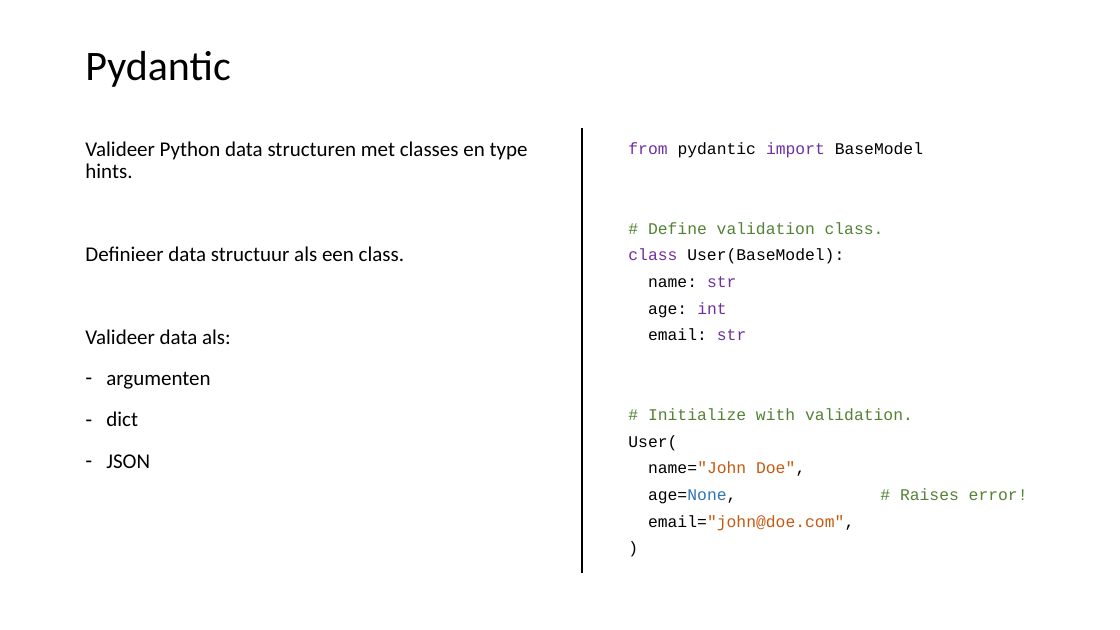
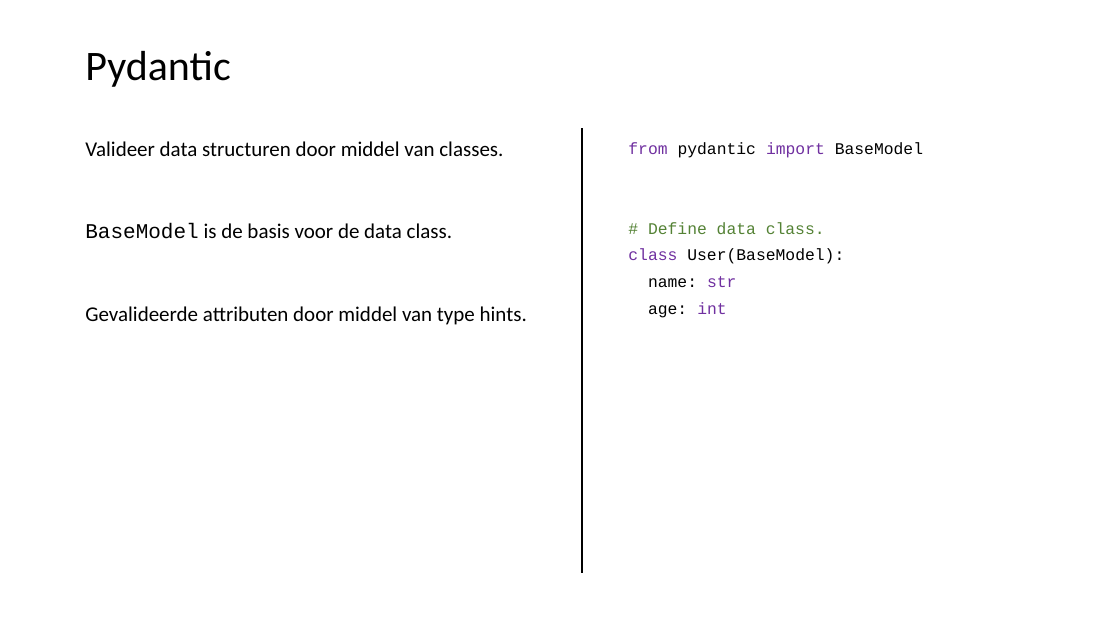
Before and after one commit to LFKoning/knowledge-sharing, a slide deck: slide 9 of python_course_4p/4_api_app/4_api_app.pptx. Drawn at 1120x630 pixels with LibreOffice and Linux fonts; fonts in the diff are those of the drawing. Boxes give left, top, right and bottom in pixels: in the first picture for what was removed or moved away, otherwise in the second. Text is boxed around its words. In the diff, an @@ line names an element or a change of style, - is before the commit and + after.

Commit message:
Update Python 4P part 4

```diff
--- a/python_course_4p/4_api_app/4_api_app.pptx
+++ b/python_course_4p/4_api_app/4_api_app.pptx
@@ text at [85, 141, 527, 325]: text changed @@
-Valideer Python data structuren met classes en type hints.
-Definieer data structuur als een class.
-Valideer data als:
-– argumenten
-– dict
-– JSON
+Valideer data structuren door middel van classes.
+BaseModel is de basis voor de data class.
+Gevalideerde attributen door middel van type hints.
@@ text at [648, 222, 825, 234]: text changed @@
-# Define validation class.
+# Define data class.
@@ text at [628, 328, 913, 531]: paragraphs removed @@
-email: str
-# Initialize with validation.
-User(
-name="John Doe",
-age=None, # Raises error!
-email="john@doe.com",
-)
```
Also in this commit, not shown: 14 other slides changed, 12 slides added, 2 slides removed, 16 other files.
